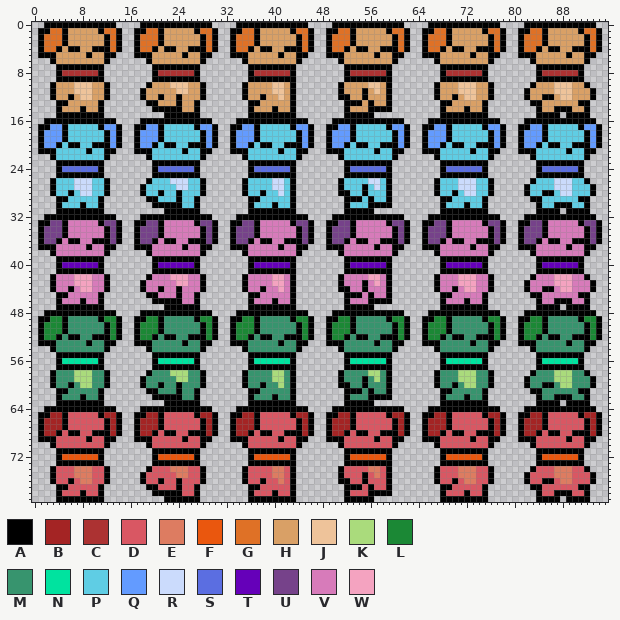
File history of a sprite sheet, player/player-Sheet.png. Above is the file before it was changed.
The file is 96x80 pixels.
Palette (. is transparent): A #000000  B #a42424  C #ac3232  D #d95763  E #dd7c61  F #ea570e  G #df7126  H #d9a066  J #eec39a  K #aadb7c  L #1b8835  M #37946e  N #00e39f  P #5fcde4  Q #639bff  R #cbdbfc  S #5b6ee1  T #6500b9  U #76428a  V #d77bba  W #f4a3c0
The result:
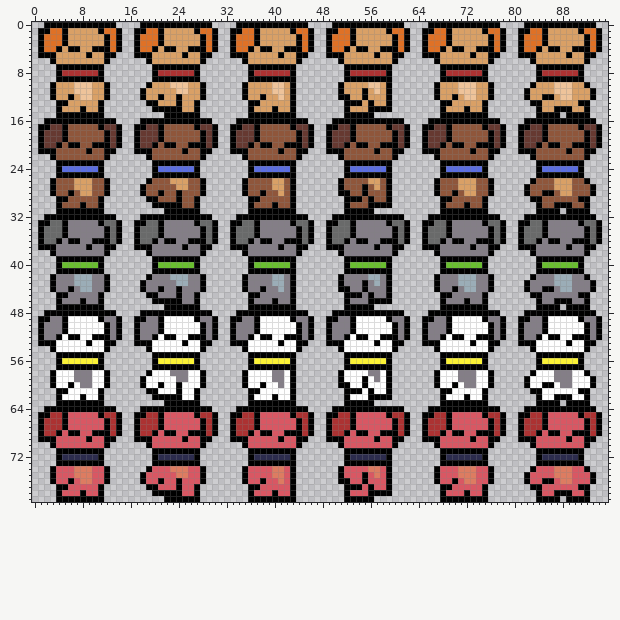
Diff:
colour F: #ea570e -> #2c2c4d
colour M: #37946e -> #ffffff
colour N: #00e39f -> #fbf236
colour P: #5fcde4 -> #8f563b
colour Q: #639bff -> #663931
colour T: #6500b9 -> #6abe30
colour U: #76428a -> #696a6a
colour V: #d77bba -> #847e87
colour W: #f4a3c0 -> #9badb7
Changed rows in their new state; - is a pixel that keeps its letter.
first column x 7:
26 HHH-------------HHH--------------HH--------------HH-------------HHH-------------HHH
27 HHH--------------HH--------------HH---------------H-------------HHH-------------HHH
28 -HH-------------------------------H------------------------------HH--------------HH
first column x 2:
49 -VV-------VV-----VV-------VV-----VV-------VV-----VV-------VV-----VV-------VV-----VV-------VV
50 VVV--------V----VVV--------V----VVV--------V----VVV--------V----VVV--------V----VVV--------V
51 VVV--------V----VVV--------V----VVV--------V----VVV--------V----VVV--------V----VVV--------V
52 VV---------V----VV---------V----VV---------V----VV---------V----VV---------V----VV---------V
first column x 7:
58 VVV-------------VVV--------------VV--------------VV-------------VVV-------------VVV
59 VVV--------------VV--------------VV---------------V-------------VVV-------------VVV
60 -VV-------------------------------V------------------------------VV--------------VV
first column x 2:
65 -CC-------CC-----CC-------CC-----CC-------CC-----CC-------CC-----CC-------CC-----CC-------CC
66 CCC--------C----CCC--------C----CCC--------C----CCC--------C----CCC--------C----CCC--------C
67 CCC--------C----CCC--------C----CCC--------C----CCC--------C----CCC--------C----CCC--------C
68 CC---------C----CC---------C----CC---------C----CC---------C----CC---------C----CC---------C
